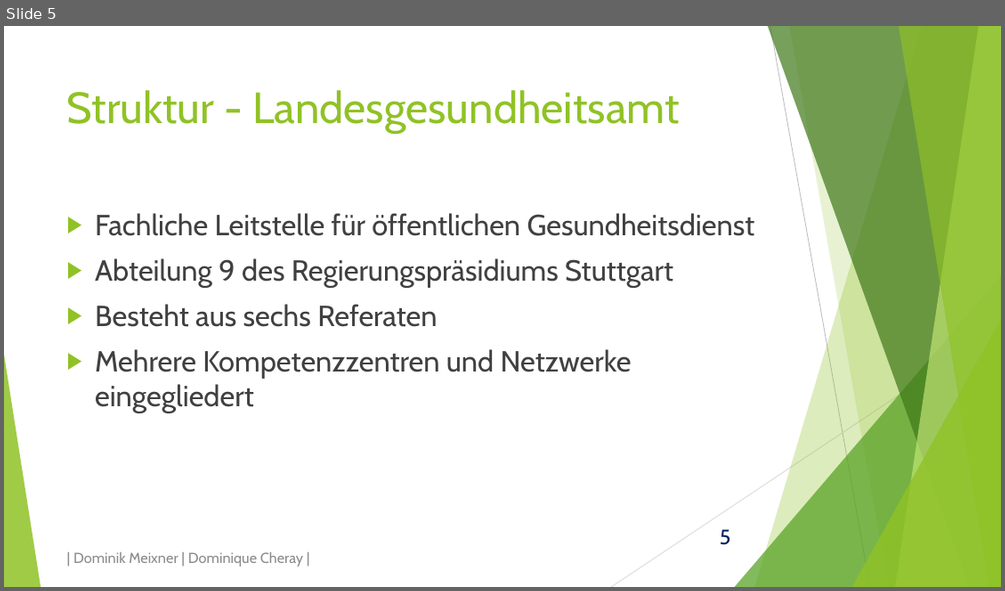
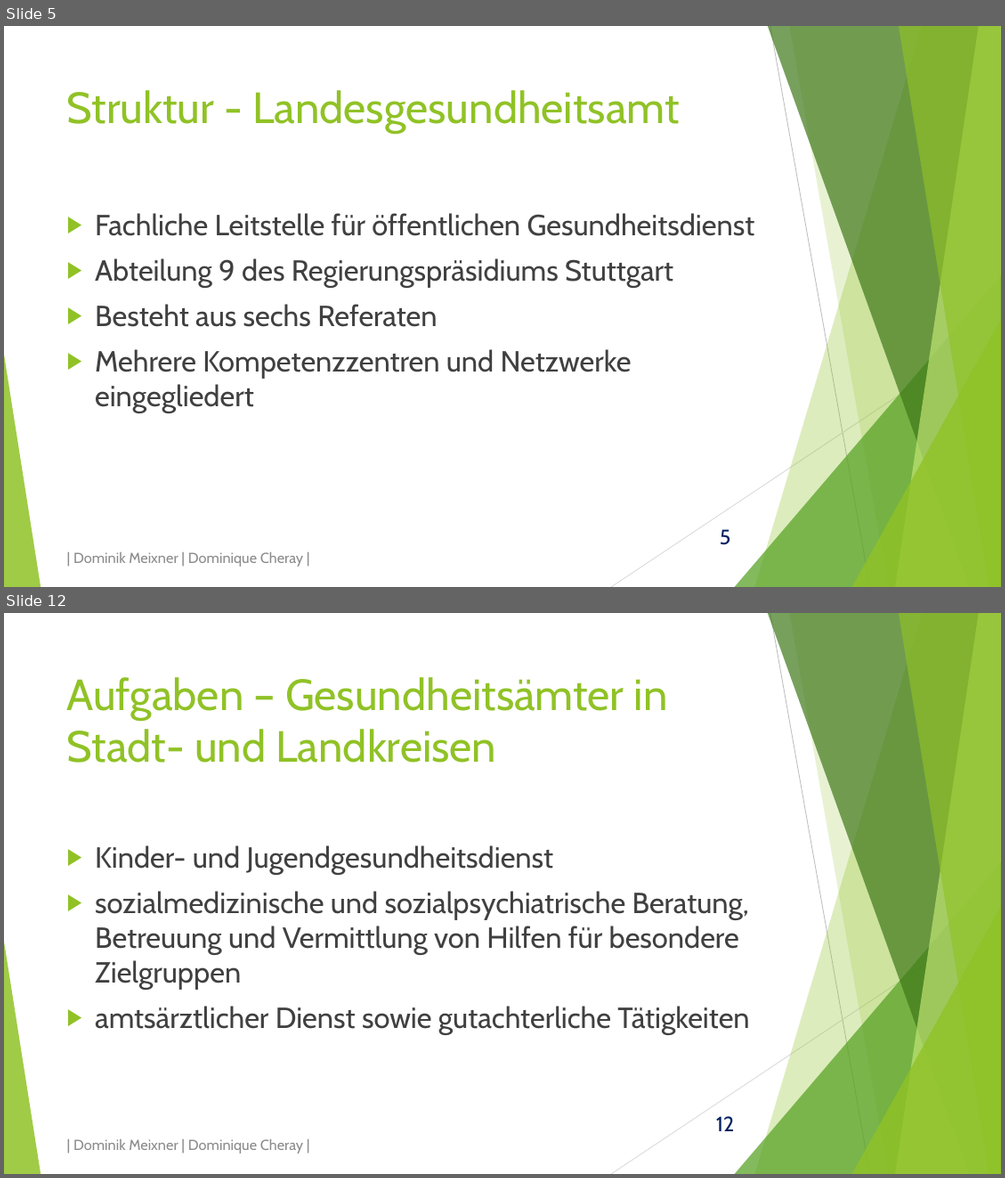
Before and after one commit to domeix/BlaBla, a slide deck: GesundheitsamtPraes.pptx. Shown one above the other, each under a label of ours: slide 5 before the commit, slides 5 and 12 after it; the slides between them are not shown. The pictures are 1005x591 and 1005x1178 pixels, drawn with LibreOffice and Linux fonts; fonts in the diff are those of the drawing. Boxes give left, top, right and bottom in pixels: in the first picture for what was removed or moved away, otherwise in the second. Text is boxed around its words. In the diff, an @@ line names an element or a change of style, - is before the commit and + after.

Commit message:
Und noch mehr Präsentation
Aufgaben der Ämter zugefügt. Und jetzt mach ich Pause und geh was essen.
:)

```diff
--- a/GesundheitsamtPraes.pptx
+++ b/GesundheitsamtPraes.pptx
@@ slide 12 added at (4,613,1001,1174), background #FFFFFF; not listed: 11 template elements that a slide beside it also shows @@
@@ title added at (67,677,668,763), 42 pt, text #90C226 @@
+Aufgaben – Gesundheitsämter in Stadt- und Landkreisen
@@ text added at (95,845,749,1035), 28 pt, text #404040 @@
+▶ Kinder- und Jugendgesundheitsdienst
+▶ sozialmedizinische und sozialpsychiatrische Beratung, Betreuung und Vermittlung von Hilfen für besondere Zielgruppen
+▶ amtsärztlicher Dienst sowie gutachterliche Tätigkeiten
@@ text added at (73,1139,303,1153), 14 pt, text #8C8C8C @@
+| Dominik Meixner | Dominique Cheray |
```
Also in this commit, not shown: 4 slides changed, 3 other slides added.
